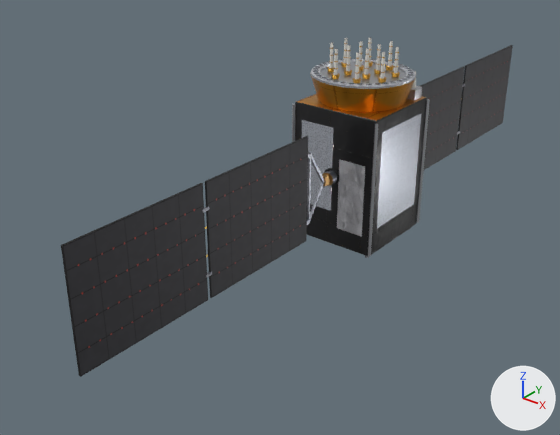
What one commit did to the glTF model api-interop/gnss-predict/models/glonass-k1/glonass-k1.glb.
Before and after are seen from a 50 mm camera at (5.95, -9.35, 4.46) aimed at (-0.64, -1.12, -0.64). The lights are fixed; the arrows at lower right show +X, +Y and +Z. The older version comes first. Where no turn or scale is listed for an object, it has been applied to the vertices. Vertices at exactly the same position are counted once.

Script lines for the objects in view, before the commit:
```python
ob_bus = bpy.data.objects.new('bus', me_bus)
ob_bus.location = (0.0, 0.0, 0.0)
ob_nadir_antenna_and_lra = bpy.data.objects.new('nadir_antenna_and_lra', me_nadir_antenna_and_lra)
ob_nadir_antenna_and_lra.location = (0.0, 0.0, 0.0)
ob_wing_y = bpy.data.objects.new('wing+Y', me_wing_y)
ob_wing_y.location = (0.0, 0.7, 0.05)
ob_wing_y_1 = bpy.data.objects.new('wing-Y', me_wing_y_1)
ob_wing_y_1.location = (0.0, -0.7, 0.05)
```
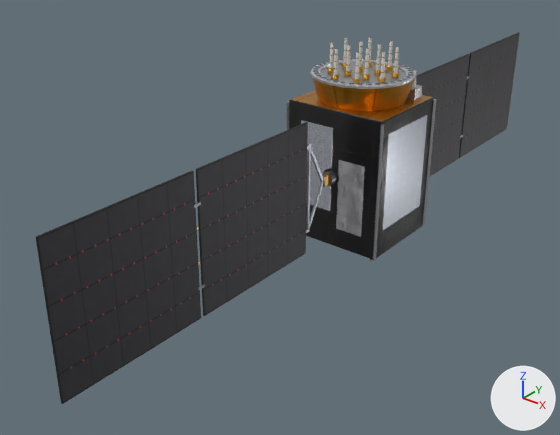
Not visible in the pictures: part 8 of me_wing_y, part 9 of me_wing_y.

Where the change shows, as pixel boxes [x1, y1, x2, y2] in the pictures (560 x 435 px; the box of a moved part takes in the faces that stretch with it):
'wing-Y', reshaped, moved (9% wider, 17% taller): before [61, 136, 329, 377]; after [36, 122, 329, 404]
'bus', reshaped (9% wider): before [292, 94, 430, 256]; after [286, 90, 436, 260]
'wing+Y', reshaped (12% wider, 16% taller): before [420, 45, 513, 170]; after [416, 32, 520, 177]
part 1 of me_bus, moved or reshaped: before [295, 94, 427, 256]; after [289, 90, 433, 260]
part 2 of me_bus, moved or reshaped: before [416, 99, 430, 223]; after [422, 99, 436, 225]
part 3 of me_bus, moved or reshaped: before [368, 123, 378, 256]; after [373, 124, 384, 259]
part 4 of me_bus, moved or reshaped: before [292, 104, 295, 142]; after [286, 102, 289, 131]
part 5 of me_bus, moved or reshaped: before [376, 114, 421, 229]; after [382, 115, 427, 231]
part 6 of me_bus, moved or reshaped: before [302, 120, 334, 211]; after [301, 120, 333, 211]
part 7 of me_bus, moved or reshaped: before [337, 159, 365, 237]; after [336, 160, 365, 237]
part 10 of me_wing_y, moved or reshaped: before [420, 66, 465, 170]; after [416, 54, 469, 177]
part 11 of me_wing_y, moved or reshaped: before [456, 45, 513, 150]; after [459, 32, 520, 158]
part 12 of me_wing_y_1, moved or reshaped: before [307, 152, 312, 158]; after [307, 144, 311, 150]
part 13 of me_wing_y_1, moved or reshaped: before [306, 220, 310, 225]; after [306, 228, 309, 233]
part 14 of me_wing_y_1, moved or reshaped: before [307, 158, 311, 220]; after [306, 149, 311, 228]
part 15 of me_wing_y_1, moved or reshaped: before [202, 207, 209, 213]; after [194, 202, 201, 208]
part 16 of me_wing_y_1, moved or reshaped: before [206, 272, 212, 278]; after [198, 284, 205, 290]
part 17 of me_wing_y_1, moved or reshaped: before [205, 136, 308, 298]; after [196, 122, 308, 316]
part 18 of me_wing_y_1, moved or reshaped: before [61, 183, 208, 377]; after [36, 171, 201, 404]
part 19 of me_wing_y_1, moved or reshaped: before [310, 154, 324, 182]; after [310, 147, 324, 182]
part 20 of me_wing_y_1, moved or reshaped: before [309, 181, 324, 221]; after [308, 182, 323, 230]

Patch to the scene script:
```diff
--- a/api-interop/gnss-predict/models/glonass-k1/glonass-k1.glb.py
+++ b/api-interop/gnss-predict/models/glonass-k1/glonass-k1.glb.py
@@ me_bus @@
-me_bus.from_pydata(...)  # 176 vertices, 308 faces; spans x -0.74..0.74, y -0.74..0.74, z -1.05..1.05
+me_bus.from_pydata(...)  # 176 vertices, 308 faces; spans x -0.84..0.84, y -0.75..0.75, z -1.07..1.07
+# me_bus part 1: the loose piece of 96 vertices spanning x -0.7..0.7, y -0.7..0.7, z -1.05..1.05 is scaled about its middle by (1.15, 1.02, 1.01)
+# me_bus part 2: the loose piece of 8 vertices spanning x 0.68..0.74, y 0.68..0.74, z -1.01..1.01 is scaled about its middle by (1, 1, 1.01), then moved by (0.1, 0.01, 0.0)
+# me_bus part 3: the loose piece of 8 vertices spanning x 0.68..0.74, y -0.74..-0.68, z -1.01..1.01 is scaled about its middle by (1, 1, 1.01), then moved by (0.1, -0.01, 0.0)
+# me_bus part 4: the loose piece of 8 vertices spanning x -0.74..-0.68, y -0.74..-0.68, z -1.01..1.01 is scaled about its middle by (1, 1, 1.01), then moved by (-0.1, -0.01, 0.0)
+# me_bus part 5: the loose piece of 8 vertices spanning x 0.7..0.71, y -0.54..0.54, z -0.64..0.84 is moved by (0.1, 0.0, 0.0)
+# me_bus part 6: the loose piece of 8 vertices spanning x -0.56..0.0, y -0.71..-0.7, z -0.5..0.8 is moved by (0.0, -0.01, 0.0)
+# me_bus part 7: the loose piece of 8 vertices spanning x 0.12..0.56, y -0.71..-0.7, z -0.75..0.35 is moved by (0.0, -0.01, 0.0)
+# other edits to the shape of me_bus do not show in these pictures
 me_bus.materials.append(mat_mli_black)
@@ me_wing_y @@
-me_wing_y.from_pydata(...)  # 96 vertices, 144 faces; spans x -0.03..0.03, y 0.12..4.68, z -0.8..0.8
+me_wing_y.from_pydata(...)  # 96 vertices, 144 faces; spans x -0.03..0.03, y 0.12..4.93, z -1.0..1.0
+# me_wing_y part 8: the loose piece of 8 vertices spanning x -0.02..0.02, y 2.6..2.7, z 0.43..0.47 is moved by (0.0, 0.13, 0.11)
+# me_wing_y part 9: the loose piece of 8 vertices spanning x -0.02..0.02, y 2.6..2.7, z -0.47..-0.43 is moved by (0.0, 0.13, -0.11)
+# me_wing_y part 10: the loose piece of 8 vertices spanning x -0.01..0.01, y 0.62..2.62, z -0.8..0.8 is scaled about its middle by (1, 1.06, 1.25), then moved by (0.0, 0.06, 0.0)
+# me_wing_y part 11: the loose piece of 8 vertices spanning x -0.01..0.01, y 2.68..4.68, z -0.8..0.8 is scaled about its middle by (1, 1.06, 1.25), then moved by (0.0, 0.19, 0.0)
+# other edits to the shape of me_wing_y do not show in these pictures
 me_wing_y.materials.append(mat_bronze_anodised)
@@ me_wing_y_1 @@
-me_wing_y_1.from_pydata(...)  # 96 vertices, 144 faces; spans x -0.03..0.03, y -4.68..-0.12, z -0.8..0.8
+me_wing_y_1.from_pydata(...)  # 96 vertices, 144 faces; spans x -0.03..0.03, y -4.93..-0.12, z -1.0..1.0
+# me_wing_y_1 part 12: the loose piece of 8 vertices spanning x -0.02..0.02, y -0.63..-0.55, z 0.48..0.54 is moved by (0.0, 0.0, 0.13)
+# me_wing_y_1 part 13: the loose piece of 8 vertices spanning x -0.02..0.02, y -0.63..-0.55, z -0.54..-0.48 is moved by (0.0, 0.0, -0.13)
+# me_wing_y_1 part 14: the loose piece of 8 vertices spanning x -0.01..0.01, y -0.58..-0.54, z -0.51..0.51 is scaled about its middle by (1, 1, 1.25)
+# me_wing_y_1 part 15: the loose piece of 8 vertices spanning x -0.02..0.02, y -2.7..-2.6, z 0.43..0.47 is moved by (0.0, -0.13, 0.11)
+# me_wing_y_1 part 16: the loose piece of 8 vertices spanning x -0.02..0.02, y -2.7..-2.6, z -0.47..-0.43 is moved by (0.0, -0.13, -0.11)
+# me_wing_y_1 part 17: the loose piece of 8 vertices spanning x -0.01..0.01, y -2.62..-0.62, z -0.8..0.8 is scaled about its middle by (1, 1.06, 1.25), then moved by (0.0, -0.06, 0.0)
+# me_wing_y_1 part 18: the loose piece of 8 vertices spanning x -0.01..0.01, y -4.68..-2.68, z -0.8..0.8 is scaled about its middle by (1, 1.06, 1.25), then moved by (0.0, -0.19, 0.0)
+# me_wing_y_1 part 19: 4 of 96 vertices moved; they spanned x -0.01..0.01, y -0.58..-0.54, z 0.5..0.52 and now span x -0.01..0.01, y -0.58..-0.54, z 0.63..0.65; mean shift (0.0, 0.0, 0.13); largest move (0.01, -0.58, 0.5) -> (0.01, -0.58, 0.63)
+# me_wing_y_1 part 20: 4 of 96 vertices moved; they spanned x -0.01..0.01, y -0.58..-0.54, z -0.52..-0.5 and now span x -0.01..0.01, y -0.58..-0.54, z -0.65..-0.63; mean shift (0.0, 0.0, -0.13); largest move (0.01, -0.58, -0.5) -> (0.01, -0.58, -0.63)
+# other edits to the shape of me_wing_y_1 do not show in these pictures
 me_wing_y_1.materials.append(mat_bronze_anodised)
@@ ob_wing_y_1 @@
 ob_wing_y_1 = bpy.data.objects.new('wing-Y', me_wing_y_1)
-ob_wing_y_1.location = (0.0, -0.7, 0.05)
+ob_wing_y_1.location = (0.0, -0.71, 0.05)
```
